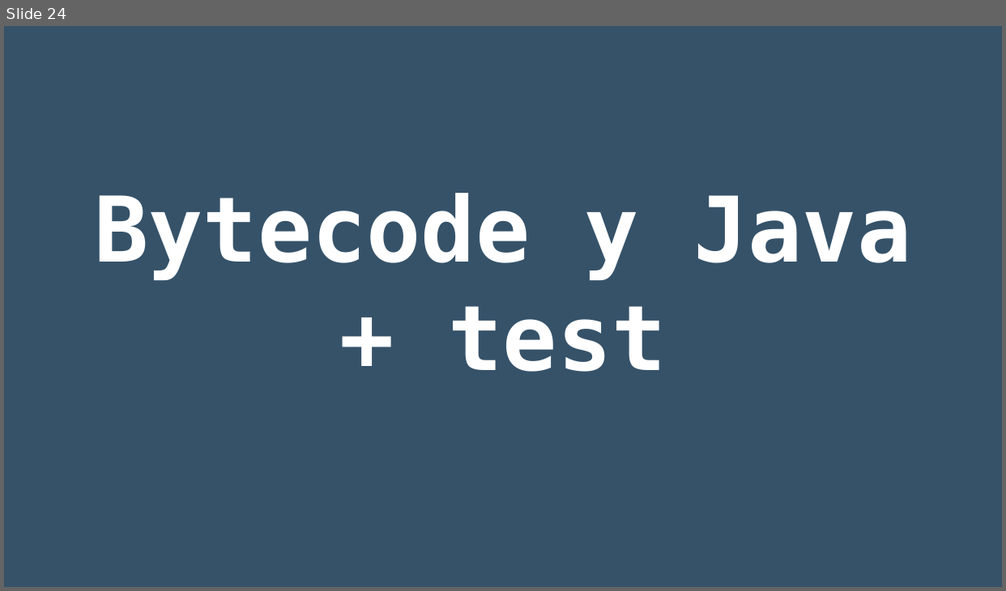
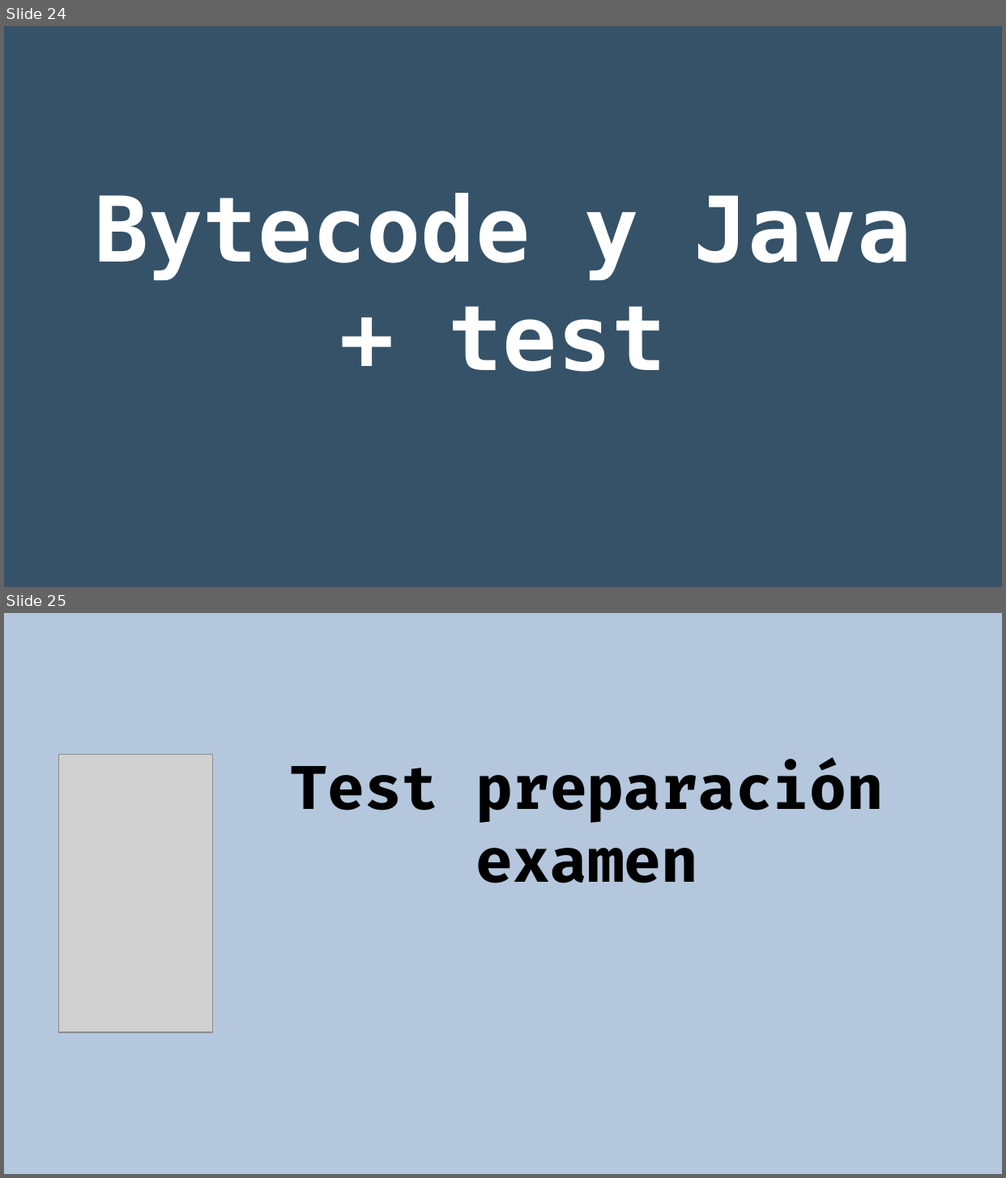
Before and after one commit to rgmf/eed2425, a slide deck: ut/01_desarrollo_de_software/presentacion/02_codigo_traductores.odp. Shown one above the other, each under a label of ours: slide 24 before the commit, slides 24 and 25 after it. The pictures are 1006x591 and 1006x1178 pixels, drawn with LibreOffice and Linux fonts; fonts in the diff are those of the drawing; grey boxes stand for pictures. Boxes give left, top, right and bottom in pixels: in the first picture for what was removed or moved away, otherwise in the second. Text is boxed around its words. In the diff, an @@ line names an element or a change of style, - is before the commit and + after.

```diff
--- a/ut/01_desarrollo_de_software/presentacion/02_codigo_traductores.odp
+++ b/ut/01_desarrollo_de_software/presentacion/02_codigo_traductores.odp
@@ slide 25 added at (4,613,1002,1174), background #B4C7DC @@
@@ picture added at (59,754,212,1033) @@
@@ text added at (290,761,884,884), 48 pt, text #000000, bold @@
+Test preparación examen
```
Also in this commit, not shown: 11 other files.
